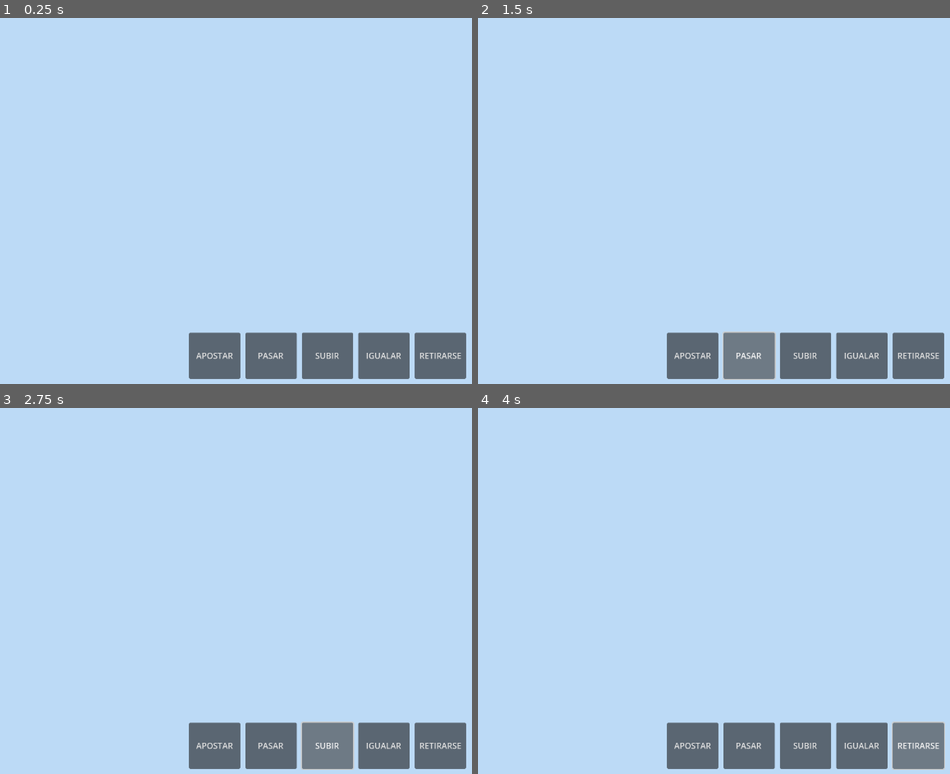
Above: before the commit, frames 1-4 (two rows, left to right).
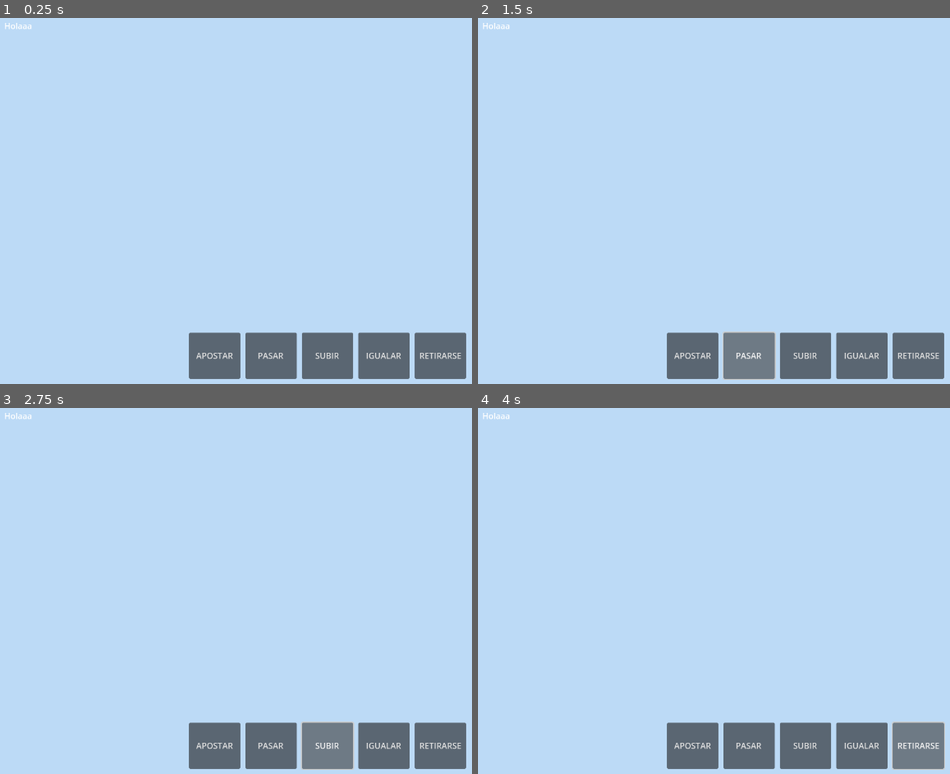
Above: after the commit, the same moments.

Repository: UNIZAR-30226-2024-08/front-Escritorio
Game: Godot game, scene res://Prefabs/Main_scene.tscn
Same seed, same stepped clock (60 frames per second), same inputs: the game is played once before the commit and once after it.
Inputs:
- Up to frame 1 (0.25 s): no input
- Up to frame 2 (1.5 s): click "APOSTAR" at 0.5 s; click "PASAR" at 1.25 s
- Up to frame 3 (2.75 s): click "SUBIR" at 2 s
- Up to frame 4 (4 s): click "IGUALAR" at 2.75 s; click "RETIRARSE" at 3.5 s

The runs differ from the first frame. In frame 1, less than 0.1% of the frame differs, in the area x 1-7%, y 1-4%; in frame 2, less than 0.1%; in frame 3, less than 0.1%; in frame 4, less than 0.1%.
Error before the commit: Invalid call to function 'new' in base 'Node2D (Card)'. Expected 2 arguments. (res://Src/Deck.gd:19)
Error after the commit: Invalid call to function 'new' in base 'Node2D (Card)'. Expected 2 arguments. (res://Src/Deck.gd:16)

Commit message:
Mas logica de poker

Diff:
--- a/Prefabs/Main_scene.tscn
+++ b/Prefabs/Main_scene.tscn
@@ -11,6 +11,8 @@
 [node name="Deck" type="Node2D" parent="."]
 script = ExtResource("4_d8l3d")
 
+[node name="Table" type="Node2D" parent="."]
+
 [node name="PlayerManager" type="Node2D" parent="."]
 script = ExtResource("3_jq311")
 
@@ -20,6 +22,38 @@
 custom_minimum_size = Vector2(1280, 720)
 layout_mode = 3
 anchors_preset = 0
+
+[node name="MarginContainer2" type="MarginContainer" parent="UI"]
+custom_minimum_size = Vector2(100, 200)
+layout_mode = 1
+offset_right = 40.0
+offset_bottom = 40.0
+theme_override_constants/margin_left = 10
+theme_override_constants/margin_top = 10
+theme_override_constants/margin_right = 10
+theme_override_constants/margin_bottom = 10
+
+[node name="VBoxContainer" type="VBoxContainer" parent="UI/MarginContainer2"]
+layout_mode = 2
+
+[node name="Turno" type="Label" parent="UI/MarginContainer2/VBoxContainer"]
+layout_mode = 2
+text = "Holaaa"
+
+[node name="MaxApuesta" type="Label" parent="UI/MarginContainer2/VBoxContainer"]
+layout_mode = 2
+
+[node name="ApuestaJugador1" type="Label" parent="UI/MarginContainer2/VBoxContainer"]
+layout_mode = 2
+
+[node name="ApuestaJugador2" type="Label" parent="UI/MarginContainer2/VBoxContainer"]
+layout_mode = 2
+
+[node name="ApuestaJugador3" type="Label" parent="UI/MarginContainer2/VBoxContainer"]
+layout_mode = 2
+
+[node name="ApuestaJugador4" type="Label" parent="UI/MarginContainer2/VBoxContainer"]
+layout_mode = 2
 
 [node name="MarginContainer" type="MarginContainer" parent="UI"]
 layout_mode = 1
--- a/Src/Deck.gd
+++ b/Src/Deck.gd
@@ -2,9 +2,6 @@
 
 const card = preload("res://Prefabs/Card.tscn")
 const types = ["Spade", "Heart", "Diamond", "Club"]
-
-func _ready():
-	reset()
 
 func deleteCards():
 	for n in get_children():
--- a/Src/PlayersManager.gd
+++ b/Src/PlayersManager.gd
@@ -1,16 +1,12 @@
 extends Node2D
 
-const AMOUNT_PLAYERS = 4
 const player = preload("res://Prefabs/PokerPlayer.tscn")
 
-func _ready():
-	instantiatePlayers()
-
-func instantiatePlayers():
+func instantiatePlayers(num_players):
 	for n in get_children():
 		remove_child(n)
 		n.queue_free()
-	for i in range(AMOUNT_PLAYERS):
+	for i in range(num_players):
 		var newPlayer = player.instantiate()
 		newPlayer.name = newPlayer.name + str(i)
 		add_child(newPlayer)
--- a/Src/PokerManager.gd
+++ b/Src/PokerManager.gd
@@ -1,26 +1,72 @@
 extends Node
 # Controlador del juego de poker
 
-const MAX_TURN = 3
+const TURNO_INICIAL = 1
+const TURNO_FINAL = 4
+const AMOUNT_PLAYERS = 4
 
-var turn = 0
+var turno = 0
+var maxApuesta = 0
+var jugadas = [false, false, false, false]
+var apuestas = [0, 0, 0, 0]
 
-func reset():
+func _ready():
+	newGame()
+
+func newGame():
 	$Deck.reset()
-	$PlayerManager.instantiatePlayers()
+	initialTurn()
 
-# TODO: Igual hay que replantearse esto...
+	$PlayerManager.instantiatePlayers(AMOUNT_PLAYERS)
+
+	turno = 0
+	maxApuesta = 0
+	jugadas = [false, false, false, false]
+	var apuestas = [0, 0, 0, 0]
+
+# Se tienen que mostrar tres cartas en el turno 1
+func initialTurn():
+	for i in range(3):
+		showNewCard()
+
+# Se muestra solo una carta más a partir del turno 1
+func showNewCard():
+	var card = $Deck.deal_card()
+	$Table.add_child(card)
+
+func checkNewTurn():
+	for i in range(AMOUNT_PLAYERS):
+		if jugadas[i] == false:
+			return
+
+	jugadas = [false, false, false, false]
+	turno = turno+1
+
+	if turno == TURNO_INICIAL:
+		initialTurn()
+	elif turno <= TURNO_FINAL-1:
+		showNewCard()
+	elif turno == TURNO_FINAL:
+		# TODO: Añadir comportamiento para terminar partida
+		# (Mostrar cartas de rivales y quien ha ganado)
+		pass
+
+
 # Función que comunica al Manager que jugada ha realizado el jugador
-func _on_player_jugada(tipo, valor):
-	if tipo == "Pasar":
+func _on_player_jugada(tipo, valor, jugador):
+
+	if jugadas[jugador]: # Caso base, solo se realiza una jugada por turno
+		return
+
+	if tipo == "Apostar" or tipo == "Subir": # Primero en jugar
+		apuestas[jugador] = valor
+		maxApuesta = valor
+		jugadas = [false, false, false, false]
+	elif tipo == "Retirarse":
+		# Comunicar que un jugador se ha ido de la partida
 		pass
-	elif tipo == "Apostar":
-		pass
-	elif tipo == "Subir":
-		pass
-	elif tipo == "Igualar":
-		pass
-	elif tipo == "Retirarse":
-		pass
-	else:
-		print("ERROR PRODUCIDO: JUGADA NO VALIDA")
+	# TODO: Añadir más funcionalidades para otras jugadas
+	# Comunicar a resto de jugadores que un jugador se ha ido, o que jugada ha realizado
+
+	jugadas[jugador] = true
+	checkNewTurn()
--- a/Src/PokerPlayer.gd
+++ b/Src/PokerPlayer.gd
@@ -1,6 +1,6 @@
 extends Node
 
-signal jugada(tipo, valor)
+signal jugada(tipo, valor, jugador)
 
 var deck
 
@@ -23,7 +23,9 @@
 ## Jugadas posibles ##
 ######################
 
-# TODO: Igual hay que replantearse esto...
+# TODO: Añadir funcionalidad para indicar cuanto dinero apostar
+# También capar dicho dinero a cantidad minima para apostar y
+# cantidad máxima de monedas del usuario
 func _on_apostar_pressed():
 	jugada.emit("Apostar")
 
